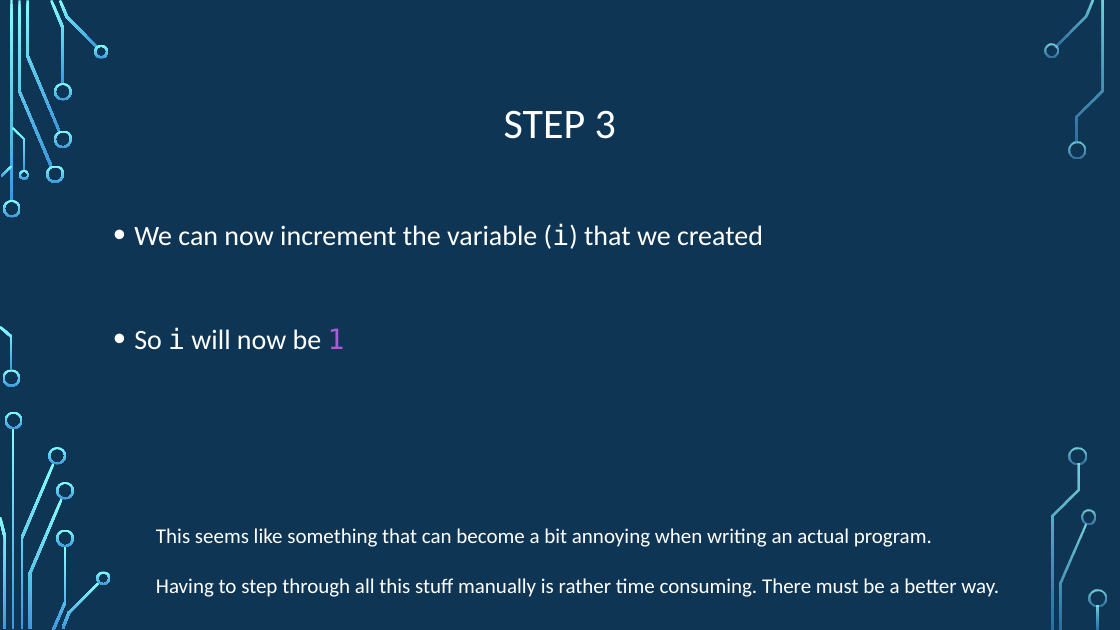
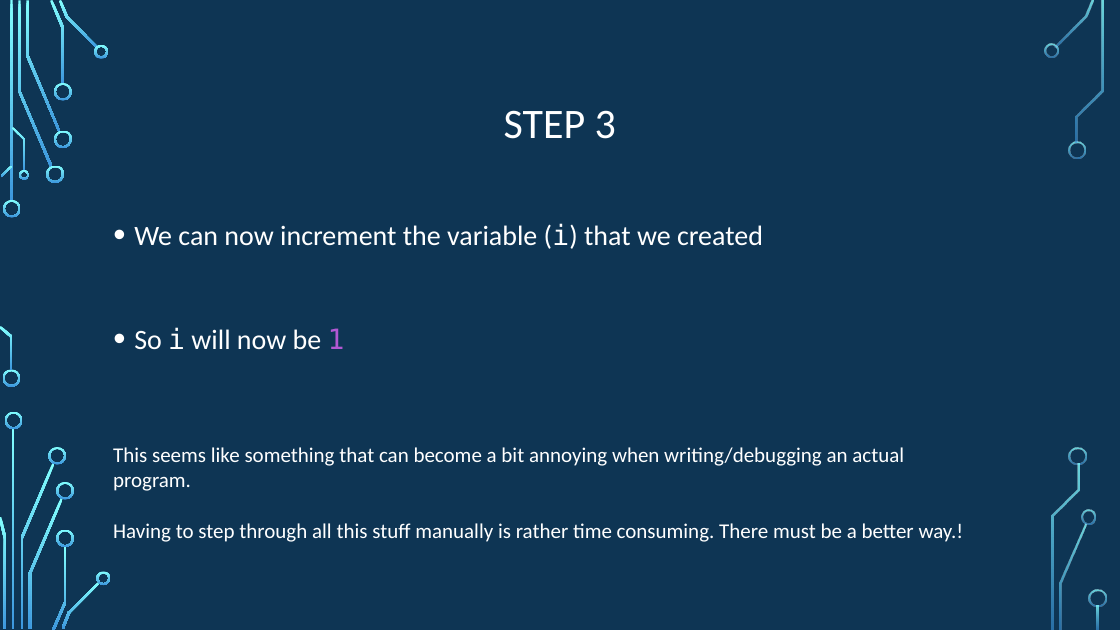
Before and after one commit to psypdt/ZIS_C-_Summer_Course_2019, a slide deck: slide 31 of Day_3/Day_3.pptx. Drawn at 1120x630 pixels with LibreOffice and Linux fonts; fonts in the diff are those of the drawing; background and template pictures are left out. Boxes give left, top, right and bottom in pixels: in the first picture for what was removed or moved away, otherwise in the second. Text is boxed around its words. In the diff, an @@ line names an element or a change of style, - is before the commit and + after.

Commit message:
Update day3

```diff
--- a/Day_3/Day_3.pptx
+++ b/Day_3/Day_3.pptx
@@ text at (113, 447, 964, 542): text changed @@
-This seems like something that can become a bit annoying when writing an actual program.
-Having to step through all this stuff manually is rather time consuming. There must be a better way.
+This seems like something that can become a bit annoying when writing/debugging an actual program.
+Having to step through all this stuff manually is rather time consuming. There must be a better way.!
```
Also in this commit, not shown: 22 other slides changed, 4 slides added.
